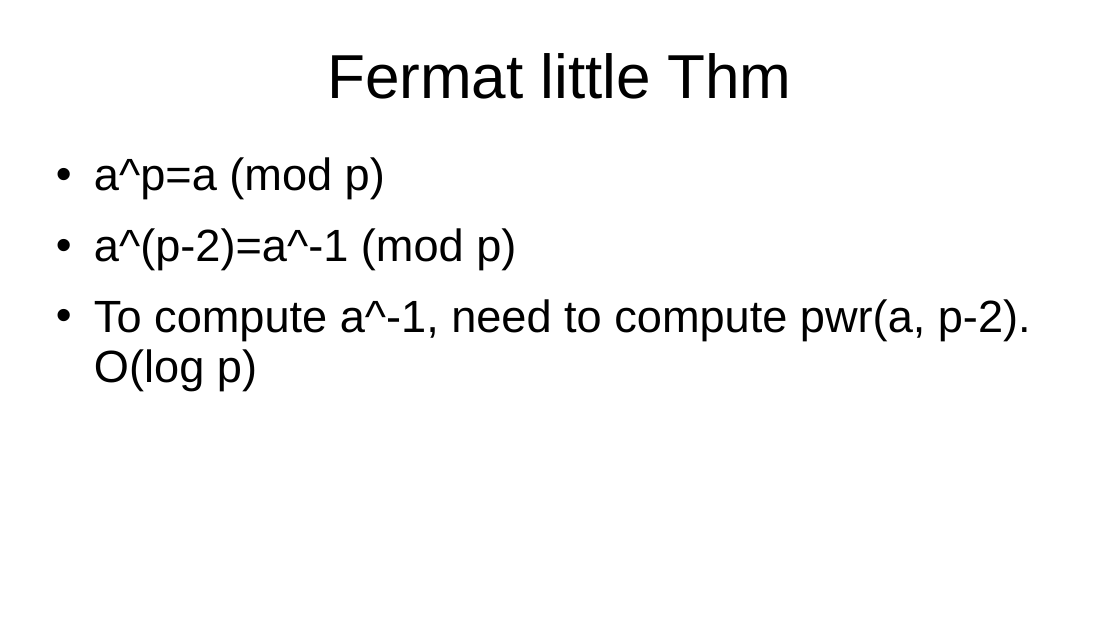
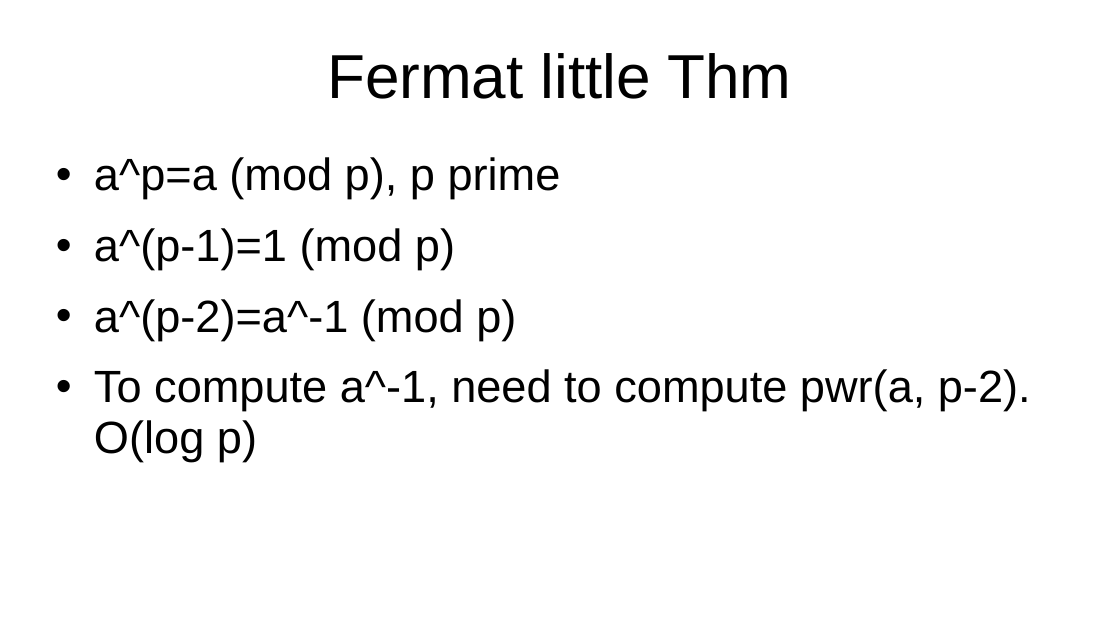
Before and after one commit to kindaichinisan/CompetitiveProgramming, a slide deck: slide 160 of MyCode/competitive_programming.ppt (slide 157 before the commit). Drawn at 1120x630 pixels with LibreOffice and Linux fonts; fonts in the diff are those of the drawing. Boxes give left, top, right and bottom in pixels: in the first picture for what was removed or moved away, otherwise in the second. Text is boxed around its words. In the diff, an @@ line names an element or a change of style, - is before the commit and + after.

```diff
--- a/MyCode/competitive_programming.ppt
+++ b/MyCode/competitive_programming.ppt
@@ text at <box>94,157,561,270</box>: text changed @@
-• a^p=a (mod p)
+• a^p=a (mod p), p prime
+• a^(p-1)=1 (mod p)
```
Also in this commit, not shown: 3 other slides changed, 26 slides added, 9 other files.
